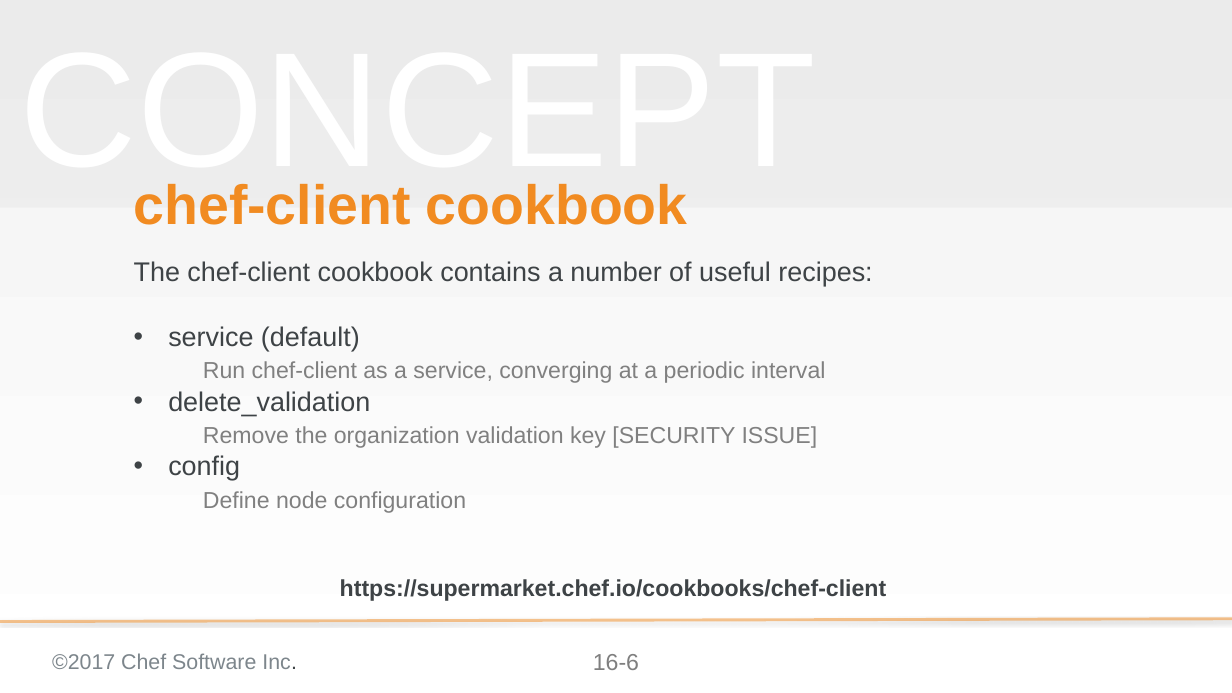
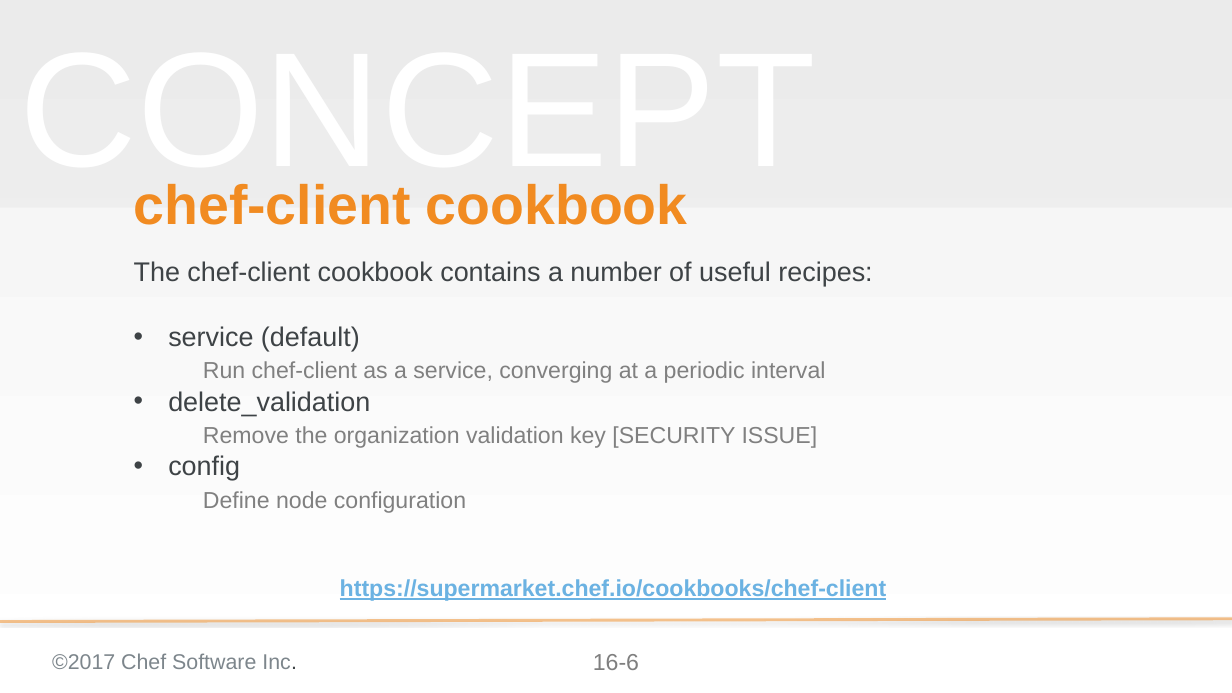
Before and after one commit to ericheiser/chef-intermediate, a slide deck: slide 6 of 16-tuning_ohai.pptx. Drawn at 1232x693 pixels with LibreOffice and Linux fonts; fonts in the diff are those of the drawing; background and template pictures are left out. Boxes give left, top, right and bottom in pixels: in the first picture for what was removed or moved away, otherwise in the second. Text is boxed around its words. In the diff, an @@ line names an element or a change of style, - is before the commit and + after.

Commit message:
added link to 16.6, added link to 16.13, corrected screenshots, added link for whitelisting attributes and removed deprecated cookbook link

```diff
--- a/16-tuning_ohai.pptx
+++ b/16-tuning_ohai.pptx
@@ text "https://supermarket.chef.io/cookbooks/chef-client" at (340,579,887,601): text colour #3E4346 to #6BB2E2, underline on @@
```
Also in this commit, not shown: 7 other slides changed, 1 slide added.
